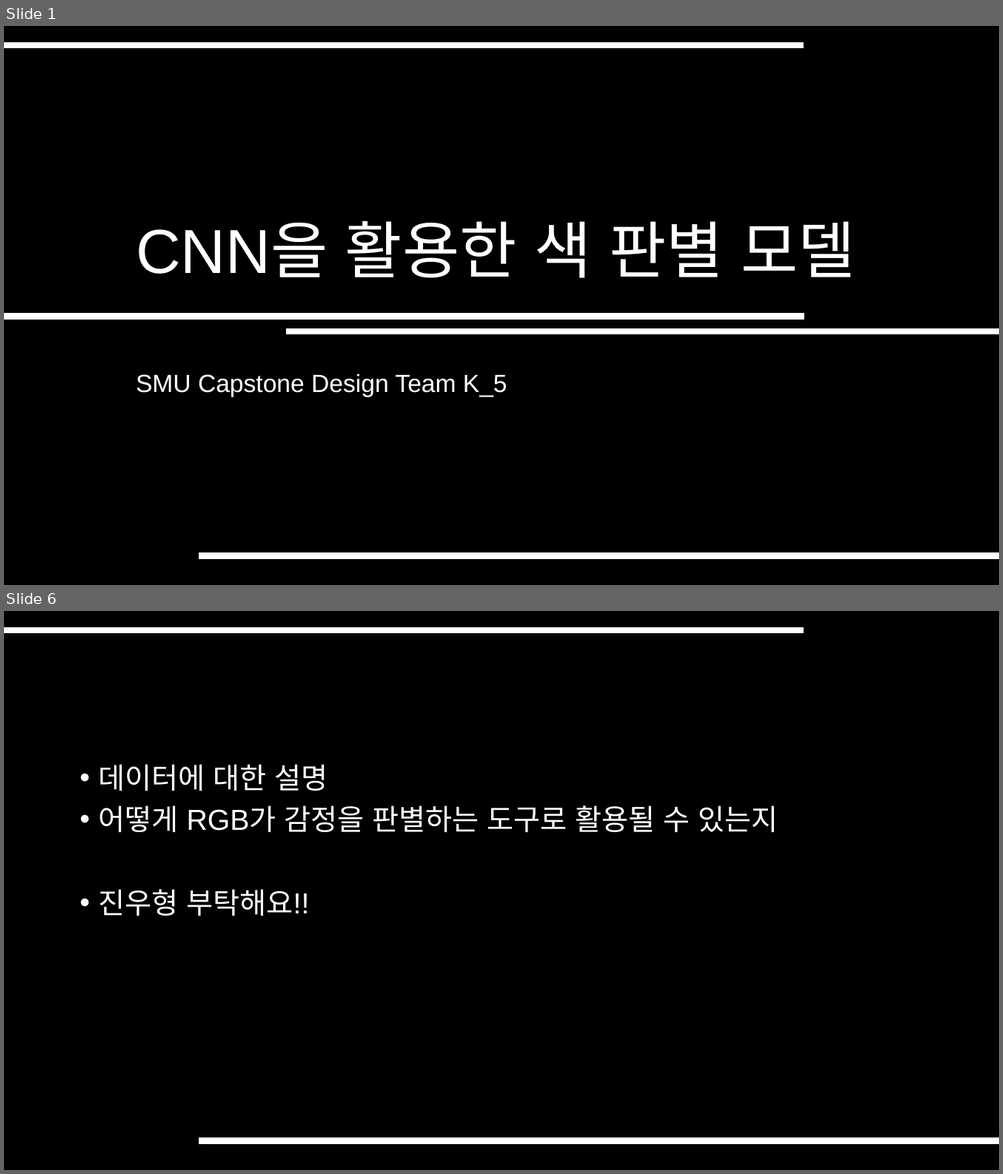
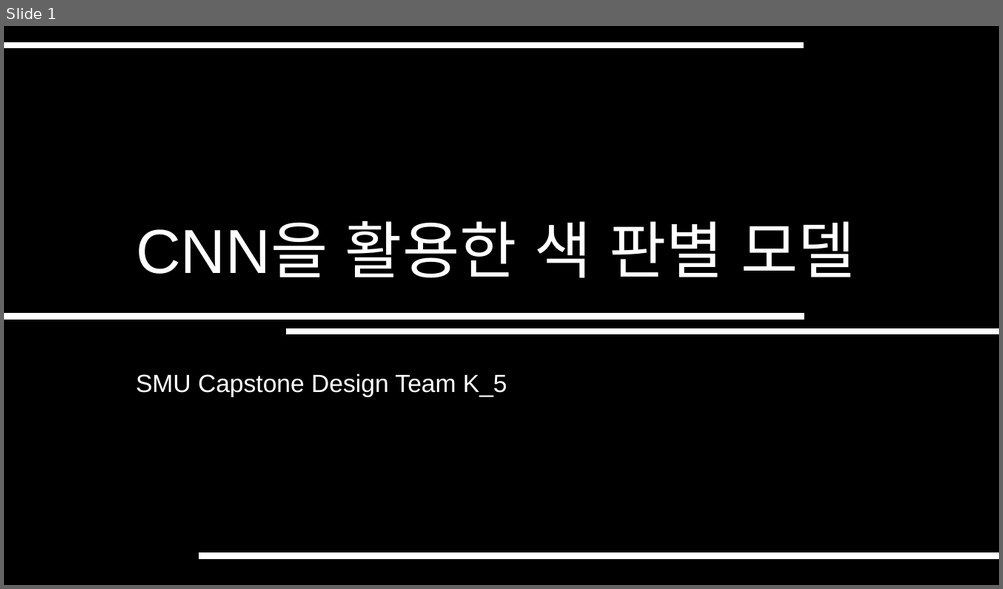
Before and after one commit to SeungHwanK/Team-K_5, a slide deck: 2. 김종욱 교수님 미팅 준비 자료/Subjects.pptx. Shown one above the other, each under a label of ours: slides 1 and 6 before the commit, slide 1 after it; the slides between them are not shown. The pictures are 1003x1174 and 1003x589 pixels, drawn with LibreOffice and Linux fonts; fonts in the diff are those of the drawing. Boxes give left, top, right and bottom in pixels: in the first picture for what was removed or moved away, otherwise in the second. Text is boxed around its words. In the diff, an @@ line names an element or a change of style, - is before the commit and + after.

```diff
--- a/2. 김종욱 교수님 미팅 준비 자료/Subjects.pptx
+++ b/2. 김종욱 교수님 미팅 준비 자료/Subjects.pptx
@@ slide 6 removed at bbox=[4, 611, 999, 1170], background #000000; not listed: 1 template element that a slide beside it also shows @@
@@ text removed at bbox=[99, 764, 777, 916] @@
-• 데이터에 대한 설명
-• 어떻게 RGB가 감정을 판별하는 도구로 활용될 수 있는지
-• 진우형 부탁해요!!
@@ line removed from (199, 1142) to (999, 1142) @@
```
Also in this commit, not shown: 9 slides changed, 3 slides added.
